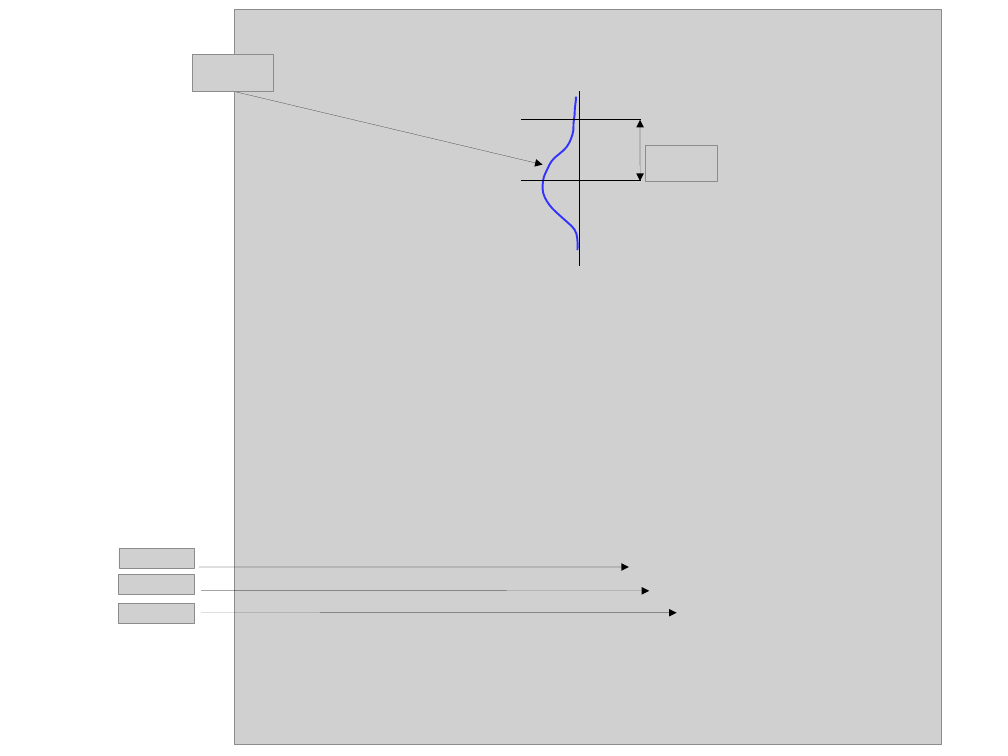
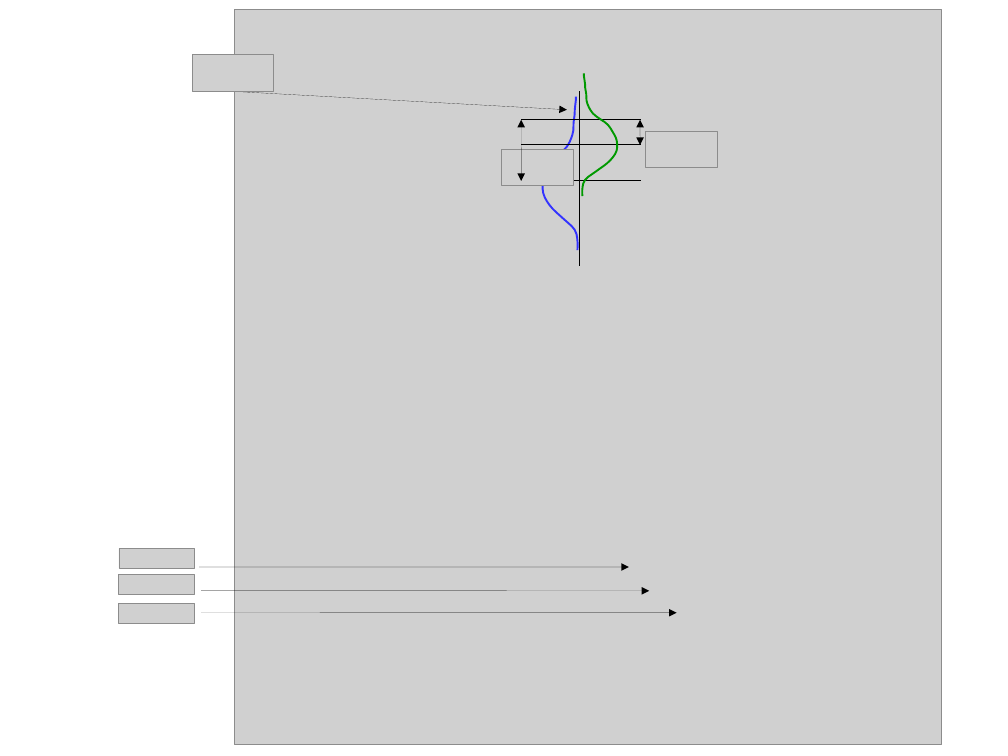
Before and after one commit to AlexAksentyev/EDM, a slide deck: slide 3 of Reports/Analysis meets/MLE.odp. Drawn at 1008x756 pixels with LibreOffice and Linux fonts; fonts in the diff are those of the drawing; grey boxes stand for pictures. Boxes give left, top, right and bottom in pixels: in the first picture for what was removed or moved away, otherwise in the second. Text is boxed around its words. In the diff, an @@ line names an element or a change of style, - is before the commit and + after.

```diff
--- a/Reports/Analysis meets/MLE.odp
+++ b/Reports/Analysis meets/MLE.odp
@@ freeform shape added at [583, 73, 617, 196], outline #009900 1.5 pt @@
@@ arrow moved from (234, 91) - (542, 165) to (234, 91) - (567, 110) @@
@@ picture added at [501, 149, 574, 185] @@
@@ double arrow moved from (640, 120) - (640, 181) to (521, 120) - (521, 181) @@
@@ line added from (521, 145) to (640, 145), #000000 0 pt @@
@@ double arrow added from (640, 120) to (640, 145), #000000 0 pt @@
@@ picture: place and size @@
-picture at [646, 145, 718, 181]
+picture at [646, 132, 718, 167]
```
Also in this commit, not shown: 1 other slide changed, 1 other file.
